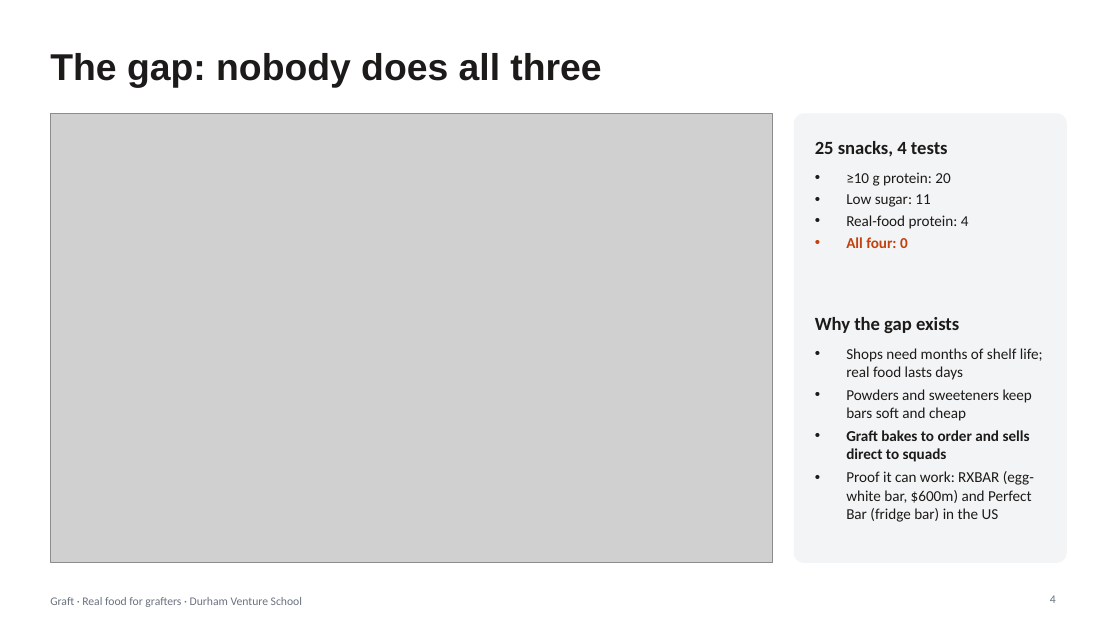
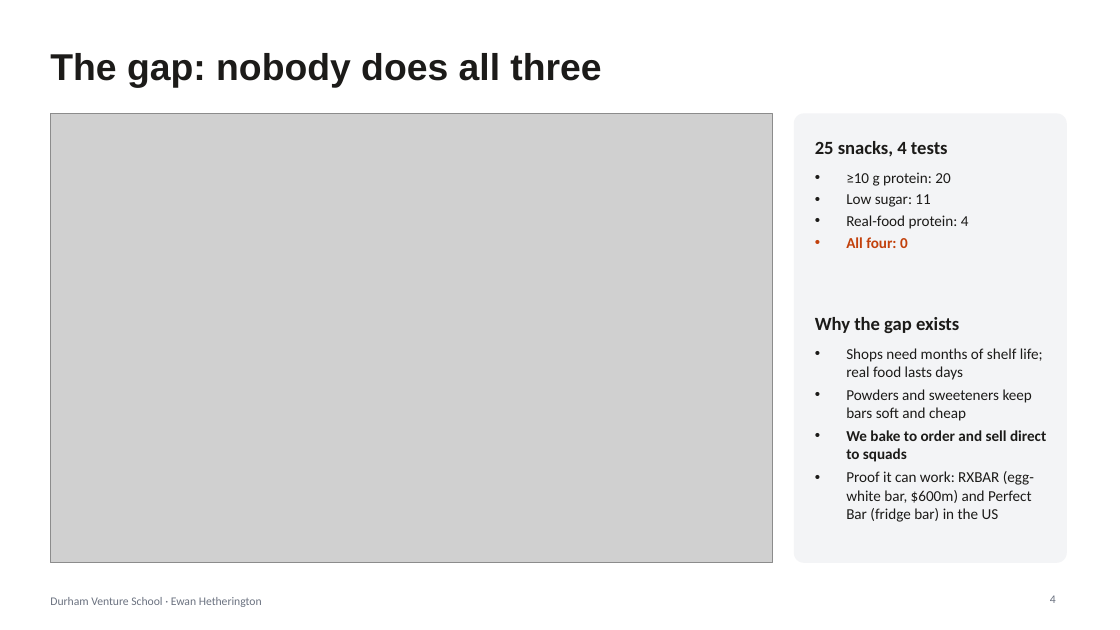
Before and after one commit to ewanh2005-alt/Ewan, a slide deck: slide 4 of 09-pitch/pitch-deck.pptx. Drawn at 1120x630 pixels with LibreOffice and Linux fonts; fonts in the diff are those of the drawing; grey boxes stand for pictures. Boxes give left, top, right and bottom in pixels: in the first picture for what was removed or moved away, otherwise in the second. Text is boxed around its words. In the diff, an @@ line names an element or a change of style, - is before the commit and + after.

```diff
--- a/09-pitch/pitch-deck.pptx
+++ b/09-pitch/pitch-deck.pptx
@@ text at [846,430,1046,462]: text changed @@
-• Graft bakes to order and sells direct to squads
+• We bake to order and sell direct to squads
@@ text at [50,597,262,607]: text changed @@
-Graft · Real food for grafters · Durham Venture School
+Durham Venture School · Ewan Hetherington
```
Also in this commit, not shown: 4 other slides changed, 5 other files.
